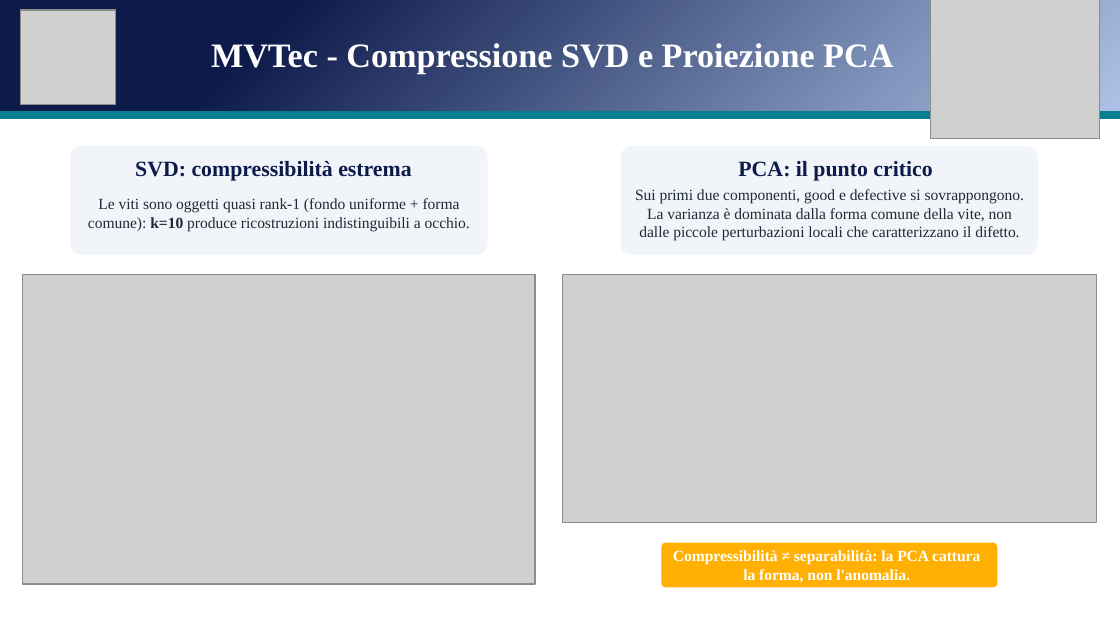
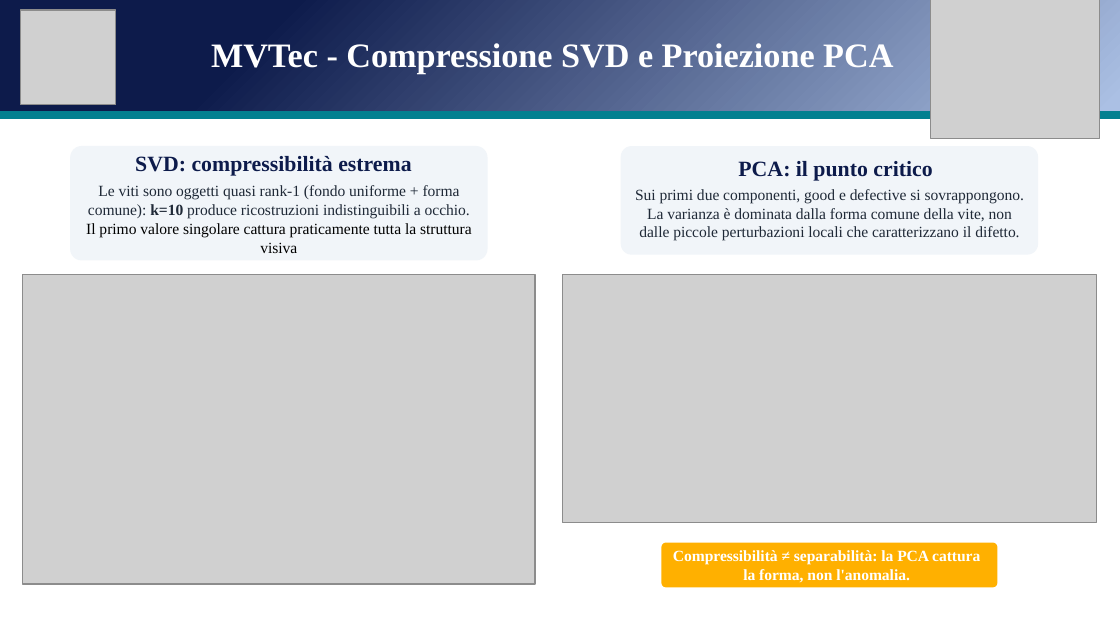
Before and after one commit to andreapatruno1/Image-Compression-and-Analysis, a slide deck: slide 19 of docs/SVD e PCA per l'analisi di immagini mediche.pptx. Drawn at 1120x630 pixels with LibreOffice and Linux fonts; fonts in the diff are those of the drawing; grey boxes stand for pictures. Boxes give left, top, right and bottom in pixels: in the first picture for what was removed or moved away, otherwise in the second. Text is boxed around its words. In the diff, an @@ line names an element or a change of style, - is before the commit and + after.

```diff
--- a/docs/SVD e PCA per l'analisi di immagini mediche.pptx
+++ b/docs/SVD e PCA per l'analisi di immagini mediche.pptx
@@ rounded rectangle: place and size @@
-rounded rectangle at <box>71,146,488,254</box>
+rounded rectangle at <box>71,146,488,260</box>
@@ text "SVD: compressibilità estrema": place and size @@
-text "SVD: compressibilità estrema" at <box>135,161,411,181</box>
+text "SVD: compressibilità estrema" at <box>135,156,411,176</box>
@@ text at <box>86,185,472,253</box>: text changed @@
-Le viti sono oggetti quasi rank-1 (fondo uniforme + forma comune): k=10 produce ricostruzioni indistinguibili a occhio.
+Le viti sono oggetti quasi rank-1 (fondo uniforme + forma comune): k=10 produce ricostruzioni indistinguibili a occhio.
+Il primo valore singolare cattura praticamente tutta la struttura visiva
```
Also in this commit, not shown: 3 other slides changed.
